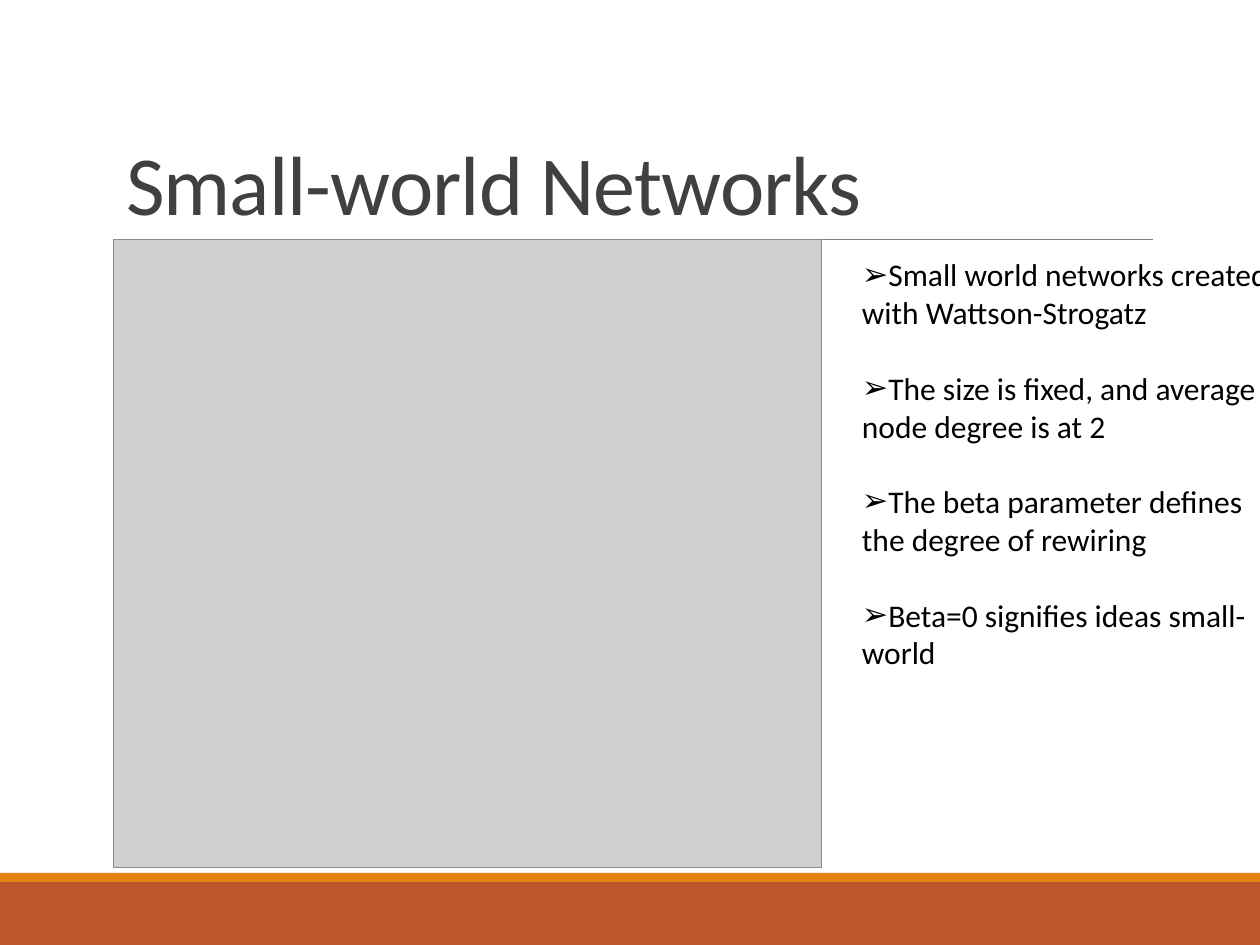
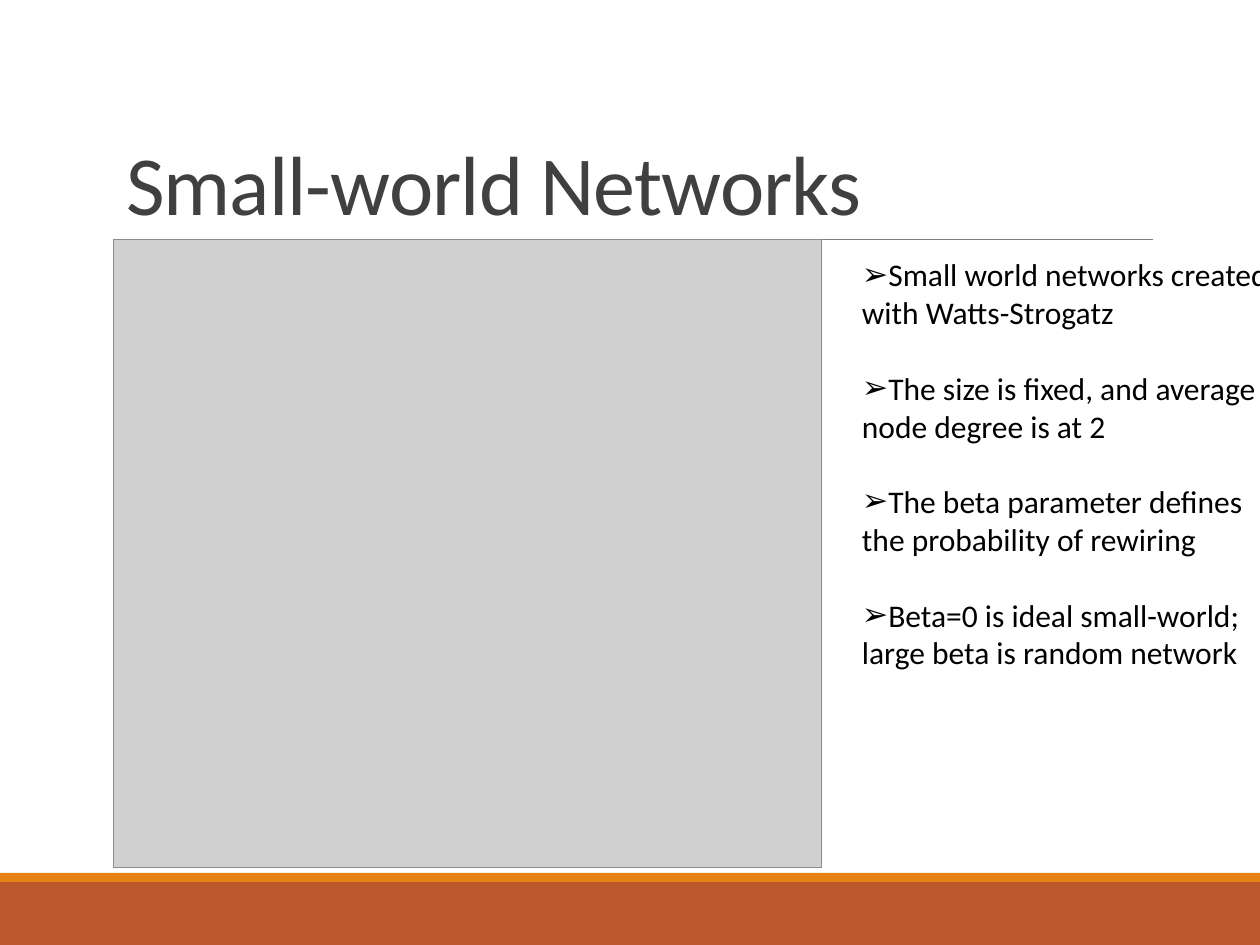
Before and after one commit to ParthaEth/Epidemics_Spreading_With_Cascade_Network, a slide deck: slide 9 of presentation/disease_spreading_presentation.pptx. Drawn at 1260x945 pixels with LibreOffice and Linux fonts; fonts in the diff are those of the drawing; grey boxes stand for pictures. Boxes give left, top, right and bottom in pixels: in the first picture for what was removed or moved away, otherwise in the second. Text is boxed around its words. In the diff, an @@ line names an element or a change of style, - is before the commit and + after.

```diff
--- a/presentation/disease_spreading_presentation.pptx
+++ b/presentation/disease_spreading_presentation.pptx
@@ text at [862, 264, 1260, 330]: text changed @@
-➢ Small world networks created
-  with Wattson-Strogatz
+➢ Small world networks created
+  with Watts-Strogatz
@@ text at [862, 491, 1242, 670]: text changed @@
-➢ The beta parameter defines
-  the degree of rewiring
-➢ Beta=0 signifies ideas small-
-  world
+➢ The beta parameter defines
+  the probability of rewiring
+➢ Beta=0 is ideal small-world;
+  large beta is random network
```
Also in this commit, not shown: 4 other slides changed.
